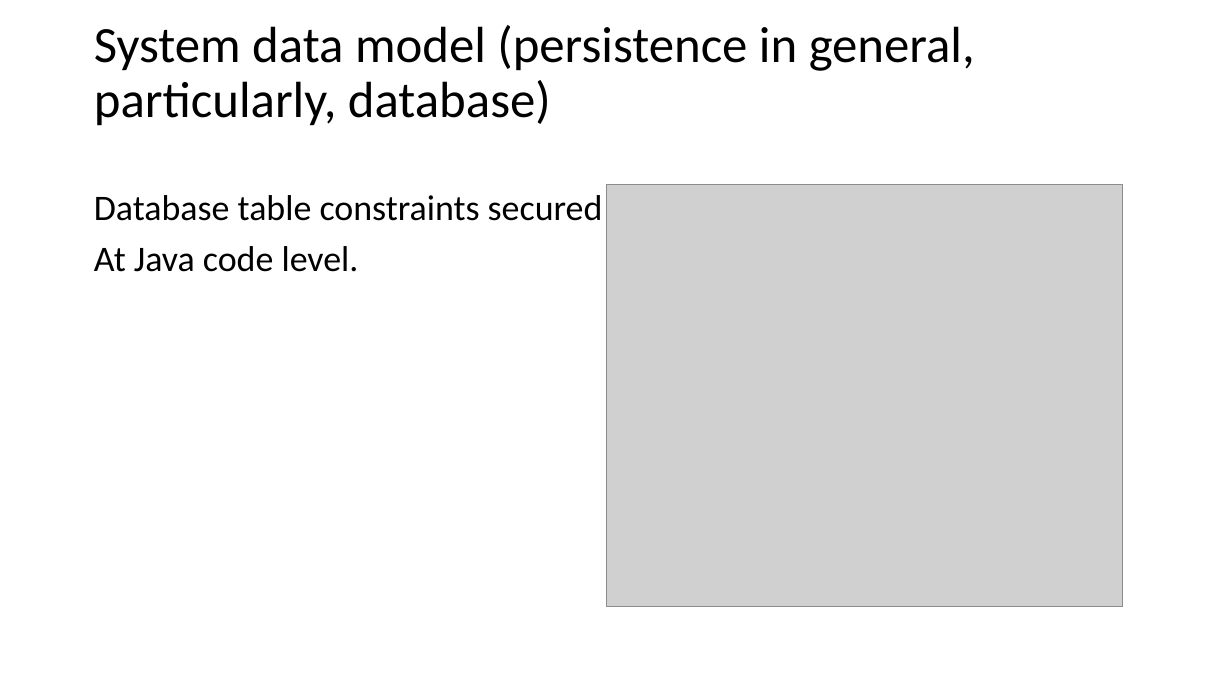
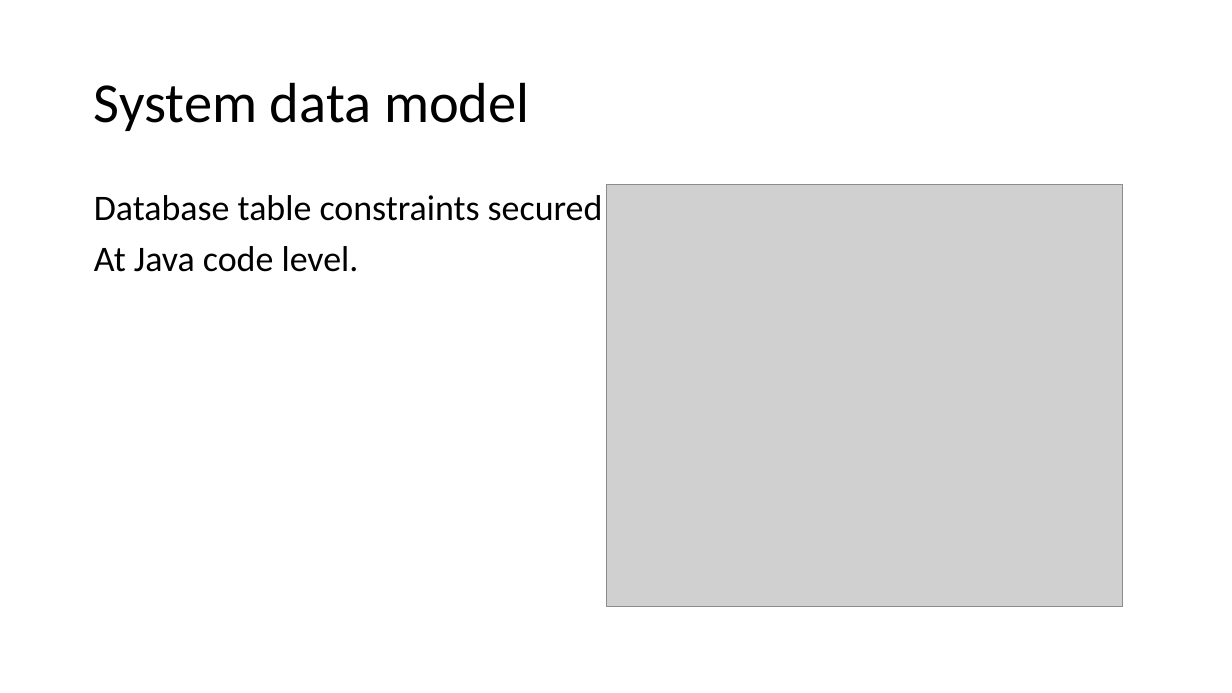
Before and after one commit to bricht/piens-un-maize, a slide deck: slide 4 of presentation/MilknBread.pptx (slide 5 before the commit). Drawn at 1232x693 pixels with LibreOffice and Linux fonts; fonts in the diff are those of the drawing; grey boxes stand for pictures. Boxes give left, top, right and bottom in pixels: in the first picture for what was removed or moved away, otherwise in the second. Text is boxed around its words. In the diff, an @@ line names an element or a change of style, - is before the commit and + after.

```diff
--- a/presentation/MilknBread.pptx
+++ b/presentation/MilknBread.pptx
@@ title at (x1=94, y1=82, x2=529, y2=131): text changed; size 39.6 to 44 pt @@
-System data model (persistence in general, particularly, database)
+System data model
```
Also in this commit, not shown: 5 other slides changed, 1 slide added, 1 slide removed, 9 other files.
